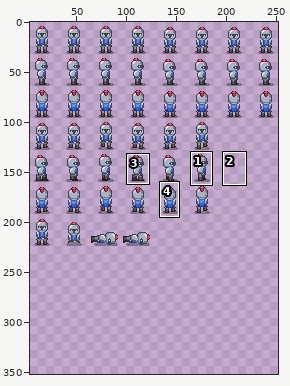
Pixel-art file: art_src/knight.aseprite. Above: a wide view before the commit, with the close-up outlined.
Close-up. The starting point:
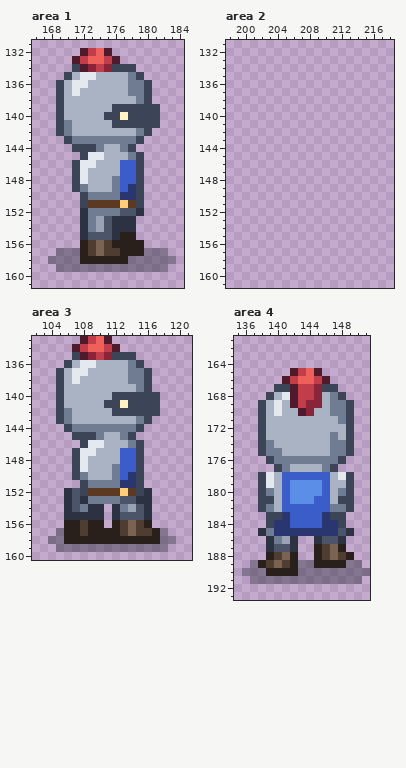
256x224 pixels, 1 frame. Colours within 5 levels of each other are drawn and written as one. Shown: area 1: x 166..184, y 131..161; area 2: x 198..218, y 131..161; area 3: x 102..121, y 133..160; area 4: x 135..151, y 161..193. The old version is drawn lined up with the new one, on the new canvas. The wide view leaves out empty margins. The commit also changed other parts of the picture, which this record leaves out.
After:
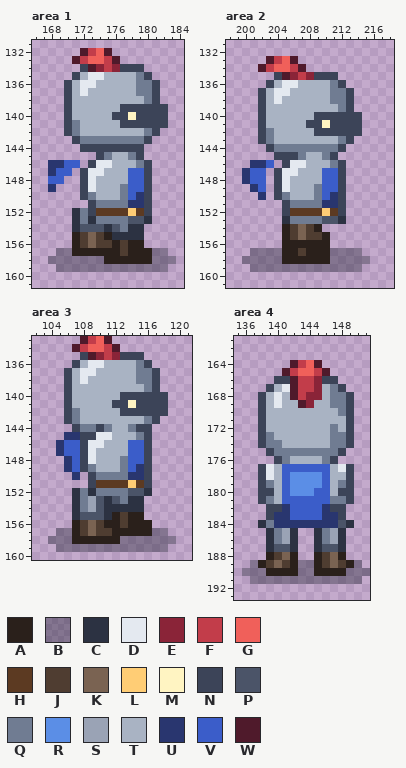
Palette (. is transparent): A #2a201b  B #1a1c2c60  C #2c3242  D #e4e9f0  E #8a2438  F #c23d4a  G #f0605a  H #5c3a22  J #4f3d31  K #7a6352  L #ffcd75  M #fff4c2  N #3c4458  P #4b5468  Q #707c92  R #5b8ee6  S #9aa3b5  T #a9b3c3  U #29366f  V #3b5dc9  W #4f1a2b
From old to new:
canvas 256x224 -> 256x352
Area 1:
y 134: x 171..176 NWEFEN -> .NWEFE; x 179 . -> N
y 135: x 170..172 NTD -> .NT; x 174 T -> D; x 178..180 QN. -> TQN
y 136: x 169..171 NTD -> .NT; x 173 T -> D; x 178 Q -> T; x 180..181 N. -> QN
y 137: x 169..172 NTDT -> .NTD; x 178 Q -> T; x 180..181 N. -> QN
y 138: x 169..170 NT -> .N; x 179..181 QN. -> TQN
y 139: x 169..170 NT -> .N; x 176 N -> T; x 182 . -> N
y 140: x 169..170 NT -> .N; x 175 N -> T; x 177..178 MN -> NM; x 182 . -> N
y 141: x 169..171 NQT -> .NQ; x 176 N -> T; x 182 . -> N
y 142: x 169..171 NQT -> .NQ; x 179..181 QN. -> TQN
y 143: x 170..171 NQ -> .N; x 179..180 N. -> QN
y 144: x 171 N -> .; x 174..177 QTTQ -> NNNN; x 179 . -> N
y 145: x 172..175 NDDT -> ..NQ
y 146: x 168..175 ...NDDTT -> UUVV.NDD; x 177..180 VVN. -> TTQN
y 147: x 168..174 ...NDTT -> UVV.NDD; x 177 V -> T; x 179..180 N. -> VN
y 148: x 168..169 .. -> VV; x 171..173 NDT -> .ND; x 176..177 QV -> TT; x 179..180 N. -> VN
y 149: x 168 . -> U; x 171..173 NQT -> .ND; x 176..180 QVUN. -> TQVVN
y 150: x 174..180 QQQUUN. -> TTTQVUN
y 151: x 172..180 NHHHHLHN. -> .NQQQQUUN
y 152: x 171..180 .CQQQQPPC. -> CQNHHHHLHN
y 153: x 171..180 .CQSPCCC.. -> CQCQQQQPPC
y 154: x 171..177 .CQSPCC -> CPPPCPQ; x 179 . -> C
y 155: x 171..175 .CPPP -> AJKJA; x 177..179 AA. -> CCC
y 156: x 171..174 .AJK -> AJKJ; x 177 A -> J
y 157: x 171 B -> A; x 173..177 JKJJA -> AAAAJ; x 180 B -> A
y 158: x 172..174 AAA -> BBB; x 178..180 BBB -> AAA
Area 2:
y 133: x 203..206 .... -> WFGW
y 134: x 202..207 ...... -> WFGGFW
y 135: x 204..211 ........ -> NWEFENNN
y 136: x 203..212 .......... -> NTDDTTTTQN
y 137: x 202..213 ............ -> NTDDTTTTTQQN
y 138: x 202..213 ............ -> NTDTTTTTTQQN
y 139: x 202..213 ............ -> NTTTTTTTTTQN
y 140: x 202..214 ............. -> NTTTTTTNNNNNN
y 141: x 202..214 ............. -> NTTTTTNNMNNNN
y 142: x 202..214 ............. -> NQTTTTTNNNNNN
y 143: x 202..213 ............ -> NQTTTTTTTTQN
y 144: x 203..212 .......... -> NQQQQQQQQN
y 145: x 204..211 ........ -> NNNQTTQN
y 146: x 201..203 ... -> UUV; x 205..212 ........ -> NDDTTTQN
y 147: x 200..202 ... -> UVV; x 204..212 ......... -> NDDTTTVVN
y 148: x 200..202 ... -> UVV; x 204..212 ......... -> NDTTTTVVN
y 149: x 201..202 .. -> UV; x 204..212 ......... -> NDTTTQVVN
y 150: x 202 . -> U; x 204..212 ......... -> NQTTTQVUN
y 151: x 205..212 ........ -> NQQQQUUN
y 152: x 205..212 ........ -> NHHHHLHN
y 153: x 205..212 ........ -> CQQQQPPC
y 154: x 205..209 ..... -> AJKJA
y 155: x 205..210 ...... -> AJKJJA
y 156: x 205..210 ...... -> AAAAAA
y 157: x 201..214 .............. -> BBBBAAJAAABBBB
y 158: x 200..215 ................ -> BBBBBAAAAAABBBBB
y 159: x 201..214 .............. -> BBBBBBBBBBBBBB
Area 3:
y 135: x 107..112 NWEFEN -> .NWEFE; x 115 . -> N
y 136: x 106..108 NTD -> .NT; x 110 T -> D; x 114..116 QN. -> TQN
y 137: x 105..107 NTD -> .NT; x 109 T -> D; x 114 Q -> T; x 116..117 N. -> QN
y 138: x 105..108 NTDT -> .NTD; x 114 Q -> T; x 116..117 N. -> QN
y 139: x 105..106 NT -> .N; x 115..117 QN. -> TQN
y 140: x 105..106 NT -> .N; x 112 N -> T; x 118 . -> N
y 141: x 105..106 NT -> .N; x 111 N -> T; x 113..114 MN -> NM; x 118 . -> N
y 142: x 105..107 NQT -> .NQ; x 112 N -> T; x 118 . -> N
y 143: x 105..107 NQT -> .NQ; x 115..117 QN. -> TQN
y 144: x 106..107 NQ -> .N; x 110 Q -> N; x 112..113 QQ -> TT; x 116 . -> N
y 145: x 106..107 .N -> UU; x 110..111 QT -> DD; x 113..116 QN.. -> TTQN
y 146: x 105..107 ... -> UVV; x 114..116 QN. -> VVN
y 147: x 105..108 ..ND -> UVVN; x 113 V -> T; x 115..116 N. -> VN
y 148: x 106..109 .NDT -> UVND; x 113 V -> Q; x 115..116 N. -> VN
y 149: x 106..109 .NDT -> UVNQ; x 112..113 QV -> TQ; x 115..116 N. -> UN
y 150: x 107..111 NQTTT -> U.NQQ; x 113 V -> Q; x 115..116 N. -> UN
y 151: x 108..116 NQQQQUUN. -> .NHHHHLHN
y 152: x 106..115 CPNHHHHLHN -> .CQCQQQQPP
y 153: x 106..114 CPCQQQQPP -> .CQSPCPQC; x 116 C -> .
y 154: x 106..107 CP -> .C; x 109..111 CC. -> SPC; x 113..116 QSPC -> CCC.
y 155: x 106 C -> .; x 108..116 CCC.CPPPC -> PPPCAJAA.
y 156: x 106 A -> .; x 109..111 AA. -> KJA; x 114..115 KJ -> AA
y 157: x 106 A -> B; x 109..111 AAA -> KJJ; x 113..117 JKJJA -> AAAAB
y 158: x 106 A -> B; x 113..117 AAAAA -> BBBBB
Area 4:
y 164: x 142..145 .... -> WFGW
y 165: x 141..143 .WF -> WFG; x 145..146 W. -> FW
y 166: x 140..147 .WFGGFW. -> NNWFFENN
y 167: x 139..141 .NN -> NTD; x 146..148 NN. -> TQN
y 168: x 138..141 .NTD -> NTDT; x 144 F -> E; x 148..149 N. -> QN
y 169: x 142..143 WF -> TW; x 145 E -> T
y 170: x 140 D -> T; x 143..144 WE -> TT; x 147 Q -> T
y 171: x 148 Q -> T
y 172: x 147 T -> Q
y 173: x 139 T -> Q; x 148 T -> Q
y 174: x 140 T -> Q
y 175: x 138..139 NQ -> .N; x 141..146 TTTTTT -> QQQQQQ; x 148..149 QN -> N.
y 176: x 139..140 NQ -> .N; x 142..145 QQQQ -> TTTT; x 147..148 QN -> N.
y 177: x 138..149 ..NQTTTTQN.. -> NDTVVVVVVTDN
y 178: x 142..145 VVVV -> RRRR; x 148 D -> T
y 179: x 139 D -> Q; x 148 T -> Q
y 180: x 139 Q -> N; x 145 R -> V; x 148 Q -> N
y 181: x 139 N -> Q; x 142..144 RRR -> VVV; x 147..148 TN -> QQ
y 182: x 138..141 NQTV -> .NNU; x 146..149 VQQN -> UNN.
y 183: x 140 N -> U; x 147 N -> U
y 184: x 138..139 .N -> CQ; x 142..145 VVVV -> UUUU; x 148..149 N. -> PC
y 185: x 138..149 CQUUUUUUUUPC -> .CQSC..CQSC.
y 186: x 146..147 PP -> QS
y 187: x 145..148 AJKA -> CPPC
y 188: x 148..149 JA -> A.
y 189: x 146..149 AAAB -> JKJA
y 190: x 145..148 BBBB -> AAAA
